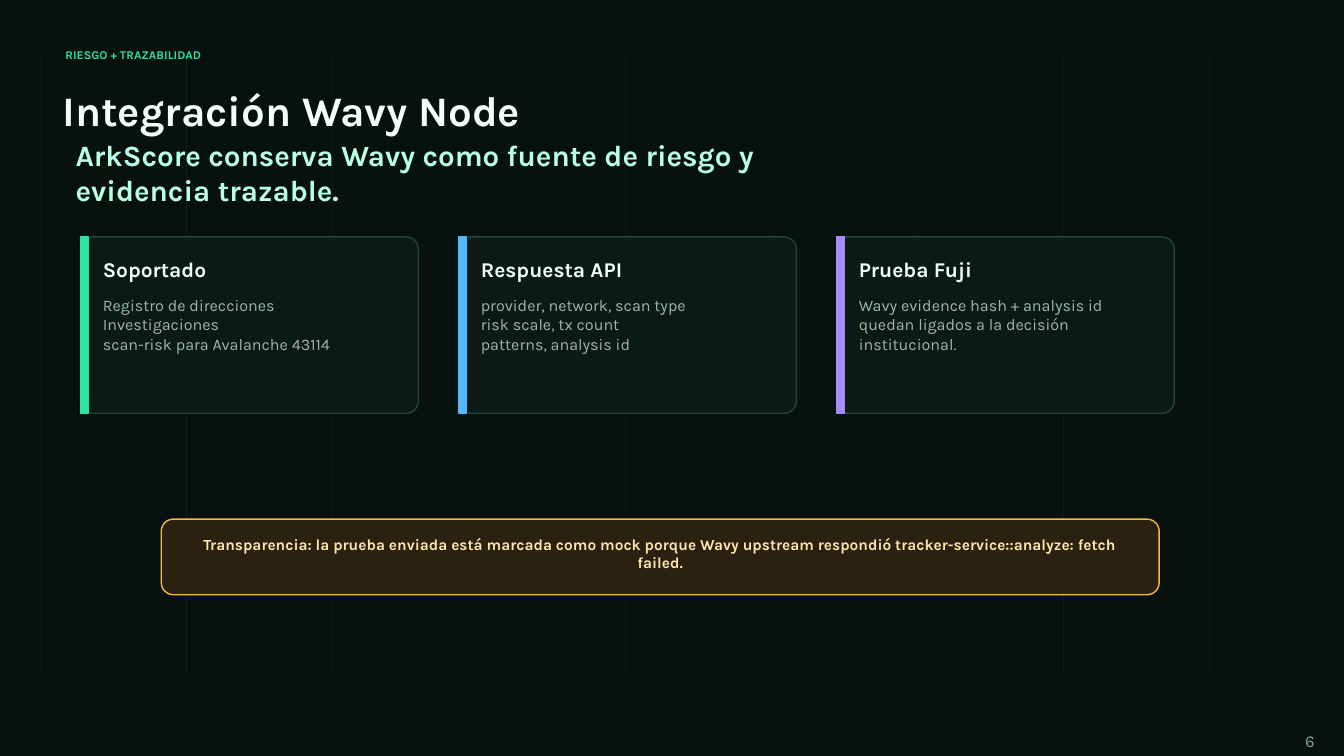
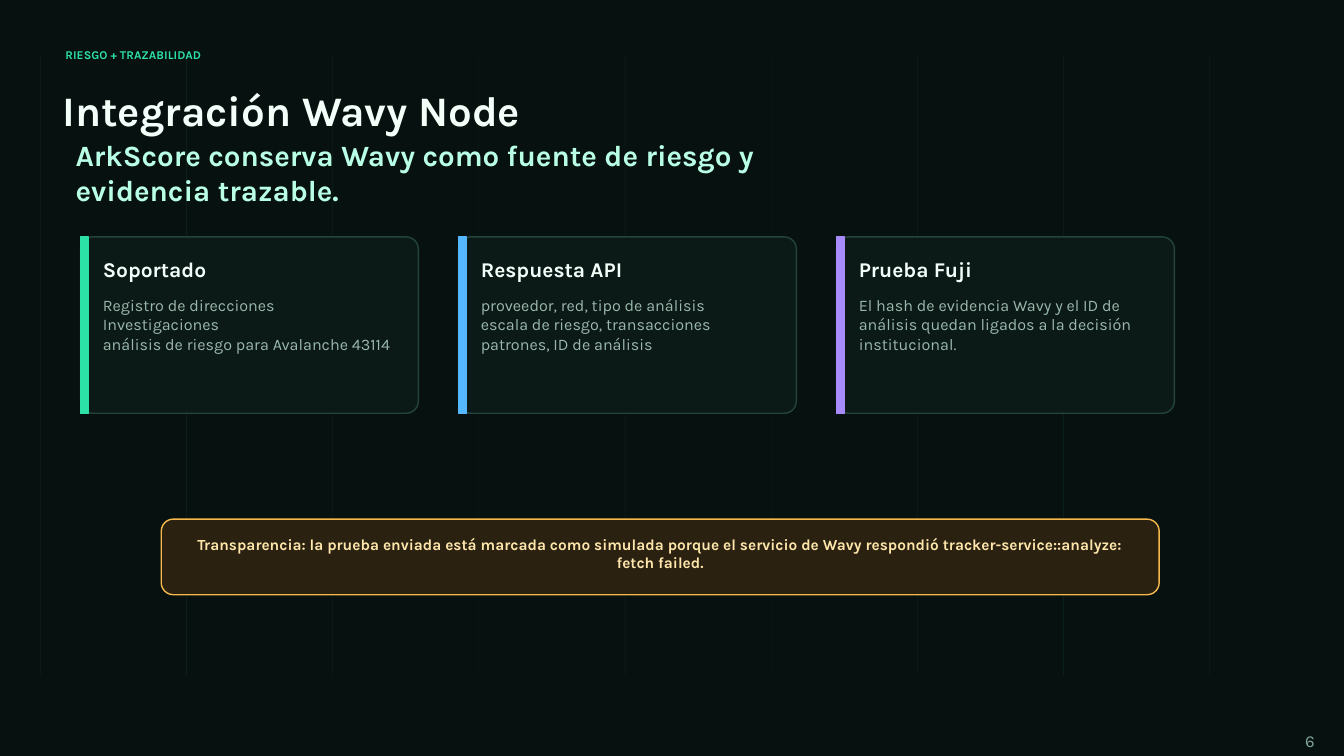
Before and after one commit to felirami/ArkScore, a slide deck: slide 6 of ArkScore-Pitch-Deck-ES.pptx. Drawn at 1344x756 pixels with LibreOffice and Linux fonts; fonts in the diff are those of the drawing. Boxes give left, top, right and bottom in pixels: in the first picture for what was removed or moved away, otherwise in the second. Text is boxed around its words. In the diff, an @@ line names an element or a change of style, - is before the commit and + after.

```diff
--- a/ArkScore-Pitch-Deck-ES.pptx
+++ b/ArkScore-Pitch-Deck-ES.pptx
@@ text at (481,299,711,354): text changed @@
-provider, network, scan type
-risk scale, tx count
-patterns, analysis id
+proveedor, red, tipo de análisis
+escala de riesgo, transacciones
+patrones, ID de análisis
@@ text at (859,300,1131,350): text changed @@
-Wavy evidence hash + analysis id quedan ligados a la decisión institucional.
+El hash de evidencia Wavy y el ID de análisis quedan ligados a la decisión institucional.
@@ text at (103,338,390,354): text changed @@
-scan-risk para Avalanche 43114
+análisis de riesgo para Avalanche 43114
@@ text at (197,538,1122,568): text changed @@
-Transparencia: la prueba enviada está marcada como mock porque Wavy upstream respondió tracker-service::analyze: fetch failed.
+Transparencia: la prueba enviada está marcada como simulada porque el servicio de Wavy respondió tracker-service::analyze: fetch failed.
```
Also in this commit, not shown: 7 other slides changed, 1 other file.
